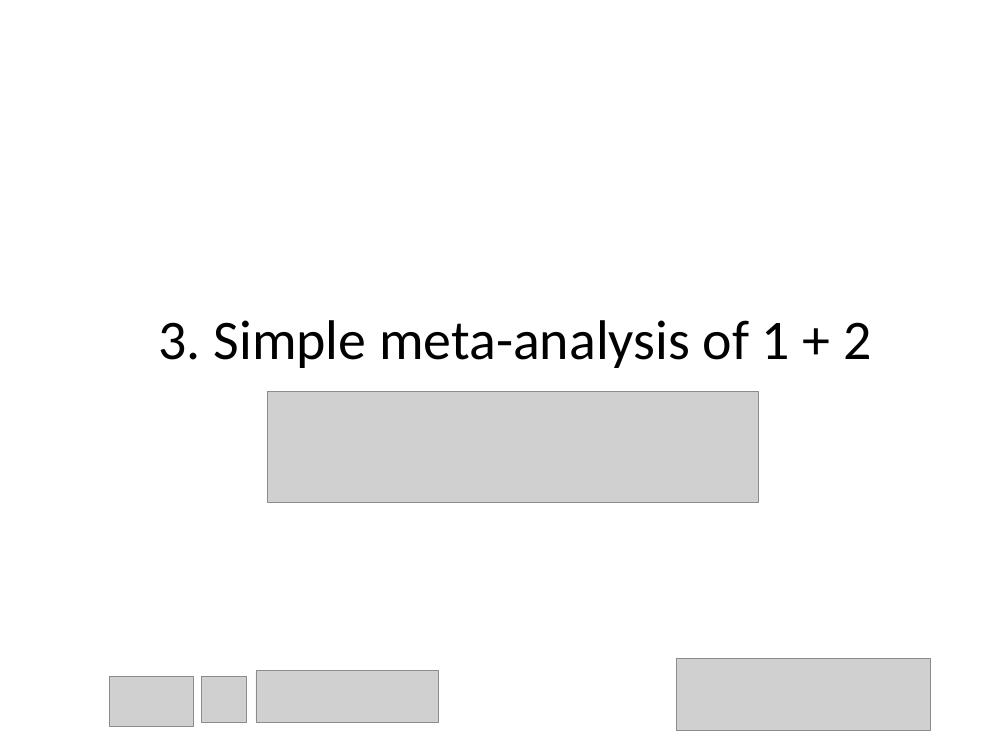
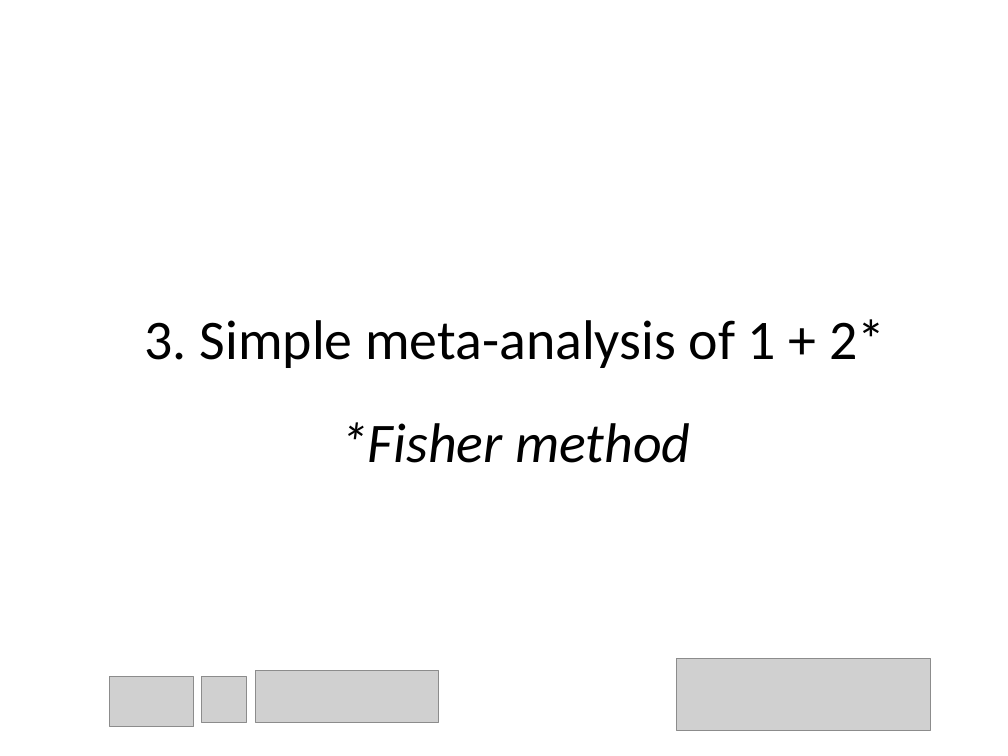
Before and after one commit to chartgerink/talks, a slide deck: slide 13 of 2015_2016/20160529 aps/how_to_detect_data_fab.odp (slide 12 before the commit). Drawn at 1008x756 pixels with LibreOffice and Linux fonts; fonts in the diff are those of the drawing; grey boxes stand for pictures. Boxes give left, top, right and bottom in pixels: in the first picture for what was removed or moved away, otherwise in the second. Text is boxed around its words. In the diff, an @@ line names an element or a change of style, - is before the commit and + after.

```diff
--- a/2015_2016/20160529 aps/how_to_detect_data_fab.odp
+++ b/2015_2016/20160529 aps/how_to_detect_data_fab.odp
@@ title at box(145, 319, 885, 368): text changed @@
-3. Simple meta-analysis of 1 + 2
+3. Simple meta-analysis of 1 + 2*
@@ picture removed at box(268, 391, 759, 503) @@
@@ title added at box(340, 422, 690, 463), 44 pt, text #000000, italic @@
+*Fisher method
```
Also in this commit, not shown: 4 other slides changed, 4 slides added, 2 slides removed, 7 other files.
